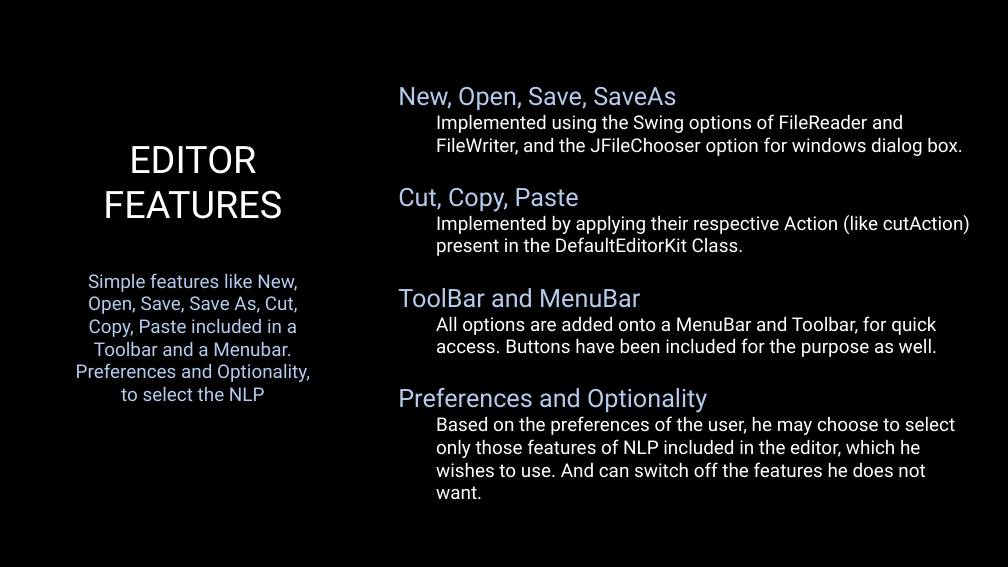
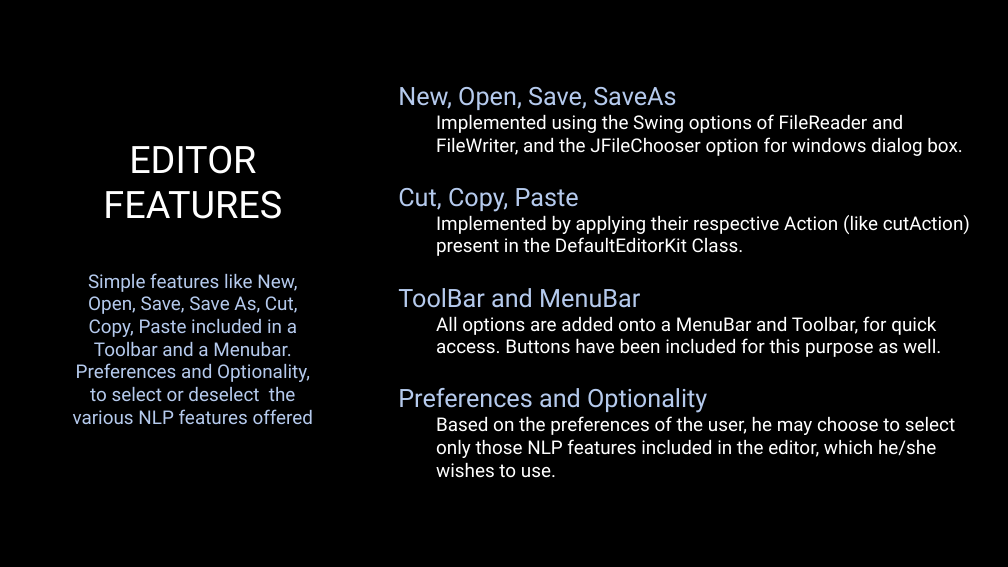
Before and after one commit to Tushar-Naik/NLP, a slide deck: slide 12 of Integrated Text Editor New.pptx. Drawn at 1008x567 pixels with LibreOffice and Linux fonts; fonts in the diff are those of the drawing; background and template pictures are left out. Boxes give left, top, right and bottom in pixels: in the first picture for what was removed or moved away, otherwise in the second. Text is boxed around its words. In the diff, an @@ line names an element or a change of style, - is before the commit and + after.

```diff
--- a/Integrated Text Editor New.pptx
+++ b/Integrated Text Editor New.pptx
@@ text at box(73, 273, 314, 424): text changed @@
-Simple features like New, Open, Save, Save As, Cut, Copy, Paste included in a Toolbar and a Menubar. Preferences and Optionality, to select the NLP
+Simple features like New, Open, Save, Save As, Cut, Copy, Paste included in a Toolbar and a Menubar. Preferences and Optionality, to select or deselect the various NLP features offered
@@ text at box(436, 316, 941, 357): text changed @@
-  All options are added onto a MenuBar and Toolbar, for quick access. Buttons have been included for the purpose as well.
+  All options are added onto a MenuBar and Toolbar, for quick access. Buttons have been included for this purpose as well.
@@ text at box(436, 416, 955, 478): text changed @@
-  Based on the preferences of the user, he may choose to select only those features of NLP included in the editor, which he wishes to use. And can switch off the features he does not want.
+  Based on the preferences of the user, he may choose to select only those NLP features included in the editor, which he/she wishes to use.
```
Also in this commit, not shown: 7 other slides changed, 1 slide removed.
